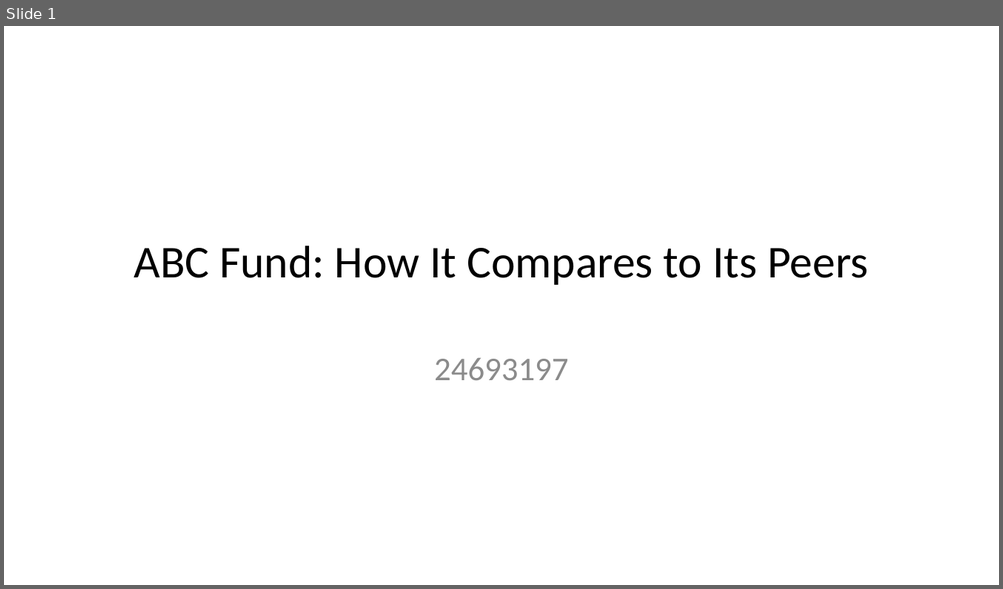
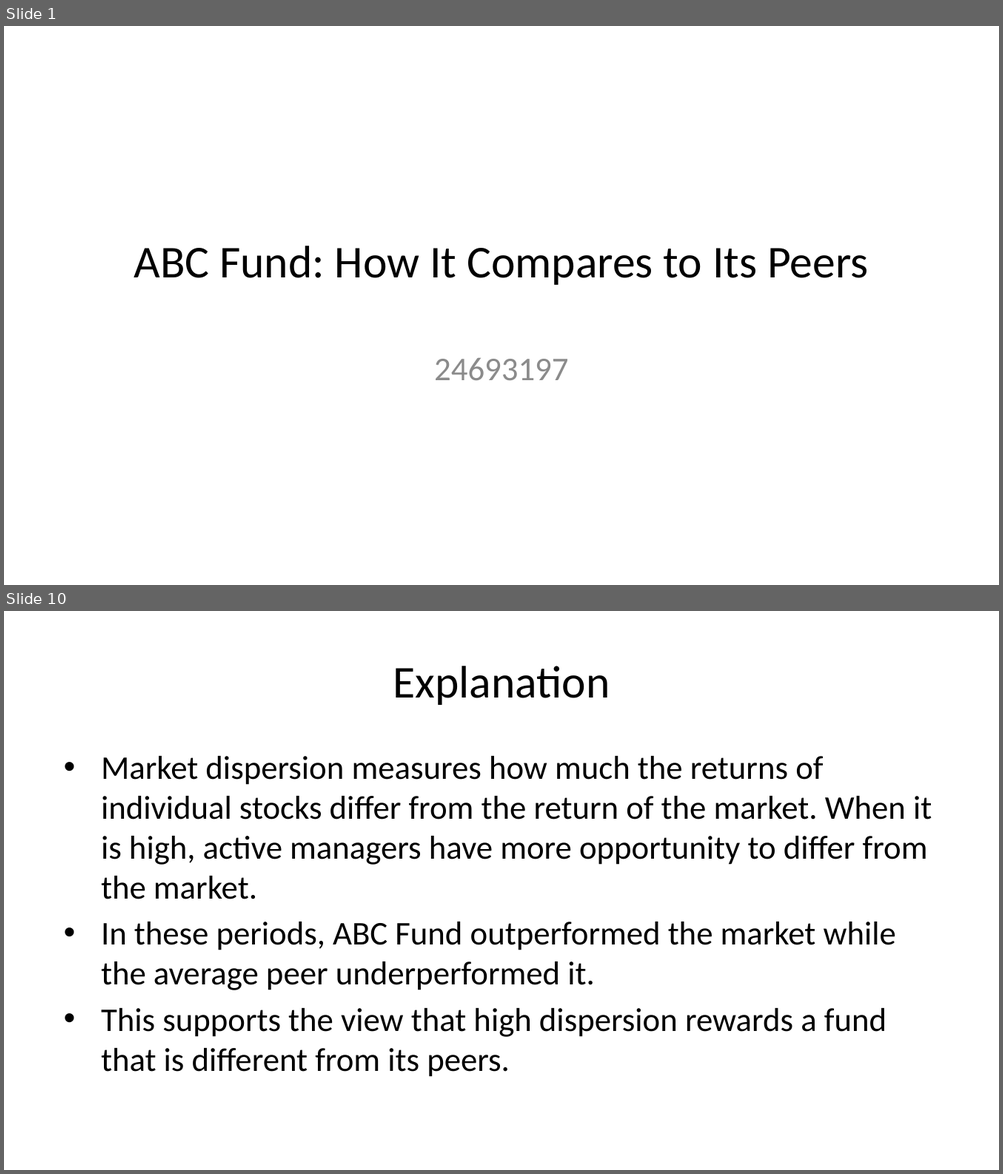
Before and after one commit to cara-burger/24693197_fmx_prax_exam, a slide deck: Questions/Question3/Question3.pptx. Shown one above the other, each under a label of ours: slide 1 before the commit, slides 1 and 10 after it; the slides between them are not shown. The pictures are 1003x589 and 1003x1174 pixels, drawn with LibreOffice and Linux fonts; fonts in the diff are those of the drawing. Boxes give left, top, right and bottom in pixels: in the first picture for what was removed or moved away, otherwise in the second. Text is boxed around its words. In the diff, an @@ line names an element or a change of style, - is before the commit and + after.

Commit message:
Q3 fix factor regression period

```diff
--- a/Questions/Question3/Question3.pptx
+++ b/Questions/Question3/Question3.pptx
@@ slide 10 added at <box>4,611,999,1170</box>, background #FFFFFF @@
@@ title added at <box>392,666,609,705</box>, 33 pt, text #000000 @@
+Explanation
@@ text added at <box>101,756,931,1077</box>, 24 pt, text #000000 @@
+• Market dispersion measures how much the returns of individual stocks differ from the return of the market. When it is high, active managers have more opportunity to differ from the market.
+• In these periods, ABC Fund outperformed the market while the average peer underperformed it.
+• This supports the view that high dispersion rewards a fund that is different from its peers.
```
Also in this commit, not shown: 1 slide changed, 7 other slides added, 1 slide removed, 5 other files.
